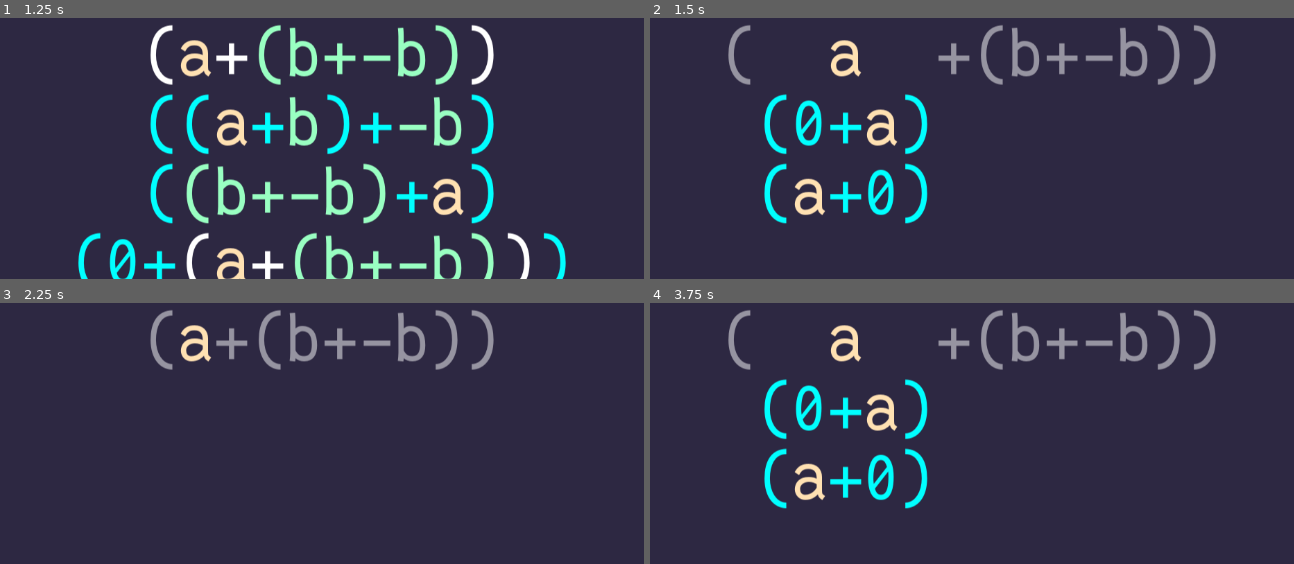
Above: before the commit, frames 1-4 (two rows, left to right).
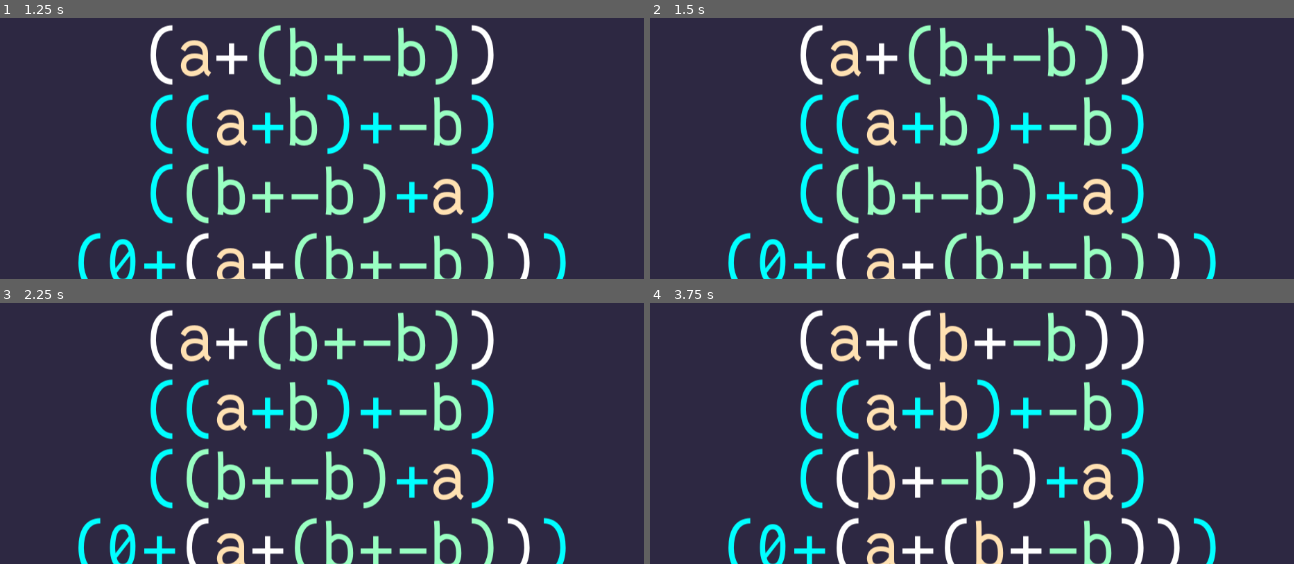
Above: after the commit, the same moments.

Repository: theoahfeldt/emperical-maths
Game: Godot game, scene res://test.tscn
The game is run twice, just before and just after one commit, with the same random seed, the same clock (stepped at 60 frames per second) and the same inputs.
Inputs:
- Up to frame 1 (1.25 s): tap Enter at 0.5 s; hold Right (expression_right) from 0.53 s (still down); tap Space (expression_select) at 0.6 s
- Up to frame 2 (1.5 s): tap Space (expression_select) at 1.25, 1.35 s; release Right (expression_right) at 1.28 s; hold Down (expression_down) from 1.28 s (still down)
- Up to frame 3 (2.25 s): tap Enter at 2 s; release Down (expression_down) at 2.03 s; hold Right (expression_right) from 2.03 s (still down); tap Space (expression_select) at 2.1 s
- Up to frame 4 (3.75 s): tap Space (expression_select) at 2.75, 2.85, 3.6 s; release Right (expression_right) at 2.78 s; hold Up (expression_up) 2.78-3.53 s; tap Enter at 3.5 s; hold Left (expression_left) from 3.53 s (still down)

Frame 1 is identical in both runs. In frame 2, 15% of the frame differs, in the area x 12-88%, y 2-100%; in frame 3, 11%; in frame 4, 15%.
Error after the commit: Invalid access to property or key 'subexpressions' on a base object of type 'Node2D (SelectionMenu)'. (res://algebra/expression_indexer.gd:148)

Commit message:
Rename enum Actions to Action

Diff:
--- a/game/algebra/ui/expression_controller.gd
+++ b/game/algebra/ui/expression_controller.gd
@@ -1,7 +1,7 @@
 extends Node2D
 
 
-enum Actions {SELECT_EXPRESSION, SELECT_ALTERNATIVE, SELECT_SUBSTITUTION}
+enum Action {SELECT_EXPRESSION, SELECT_ALTERNATIVE, SELECT_SUBSTITUTION}
 
 const AlgebraicRules := preload("res://algebra/logic/rules/algebraic_rules.gd")
 const SubstitutionRules := preload("res://algebra/logic/rules/substitution_rules.gd")
@@ -10,7 +10,7 @@
 
 var algebraic_rules := AlgebraicRules.rules()
 var substitution_rules := SubstitutionRules.rules()
-var current_action := Actions.SELECT_EXPRESSION
+var current_action := Action.SELECT_EXPRESSION
 
 
 func _ready() -> void:
@@ -24,11 +24,11 @@
 
 func _process(_delta: float) -> void:
 	match current_action:
-		Actions.SELECT_EXPRESSION:
+		Action.SELECT_EXPRESSION:
 			$ExpressionSelector.process_input()
-		Actions.SELECT_ALTERNATIVE:
+		Action.SELECT_ALTERNATIVE:
 			$AlternativesMenuSelector.process_input()
-		Actions.SELECT_SUBSTITUTION:
+		Action.SELECT_SUBSTITUTION:
 			$SubstitutionSelector.process_input()
 
 
@@ -37,7 +37,6 @@
 			selected, algebraic_rules, substitution_rules, mark)
 	ExpressionIndexer.replace_graphical_subexpression(
 			$GraphicalBase, menu, mark)
-	current_action = Actions.SELECT_ALTERNATIVE
 
 
 func _replace_subexpression(
@@ -47,6 +46,7 @@
 			algebraic_base, algebraic, mark)
 	ExpressionIndexer.replace_graphical_subexpression(
 			$GraphicalBase, graphical, mark)
+	current_action = Action.SELECT_ALTERNATIVE
 
 
 func _on_expression_selector_selected(selected_expression, mark) -> void:
@@ -56,7 +56,7 @@
 func _on_alternatives_menu_selector_selected_expression(
 		algebraic, graphical, mark) -> void:
 	_replace_subexpression(algebraic, graphical, mark)
-	current_action = Actions.SELECT_EXPRESSION
+	current_action = Action.SELECT_EXPRESSION
 
 
 func _on_alternatives_menu_selector_selected_substitution(
@@ -64,7 +64,7 @@
 	ExpressionIndexer.replace_graphical_subexpression(
 			$GraphicalBase, graphical, mark)
 	$SubstitutionSelector.initialize(algebraic_base.copy(), substitution, mark)
-	current_action = Actions.SELECT_SUBSTITUTION
+	current_action = Action.SELECT_SUBSTITUTION
 
 
 func _on_substitution_selector_substituted(new_expression, mark) -> void:
@@ -75,4 +75,4 @@
 			$GraphicalBase, graphical, mark)
 	$ExpressionSelector.update_marked()
 	$SubstitutionSelector.deinitialize()
-	current_action = Actions.SELECT_EXPRESSION
+	current_action = Action.SELECT_EXPRESSION
